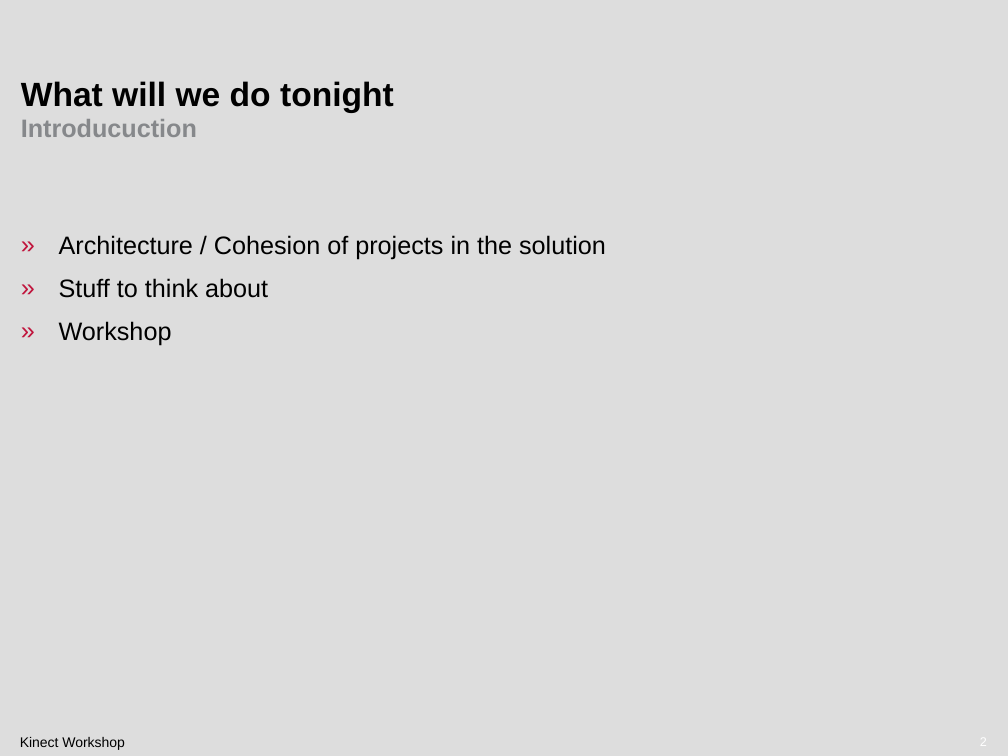
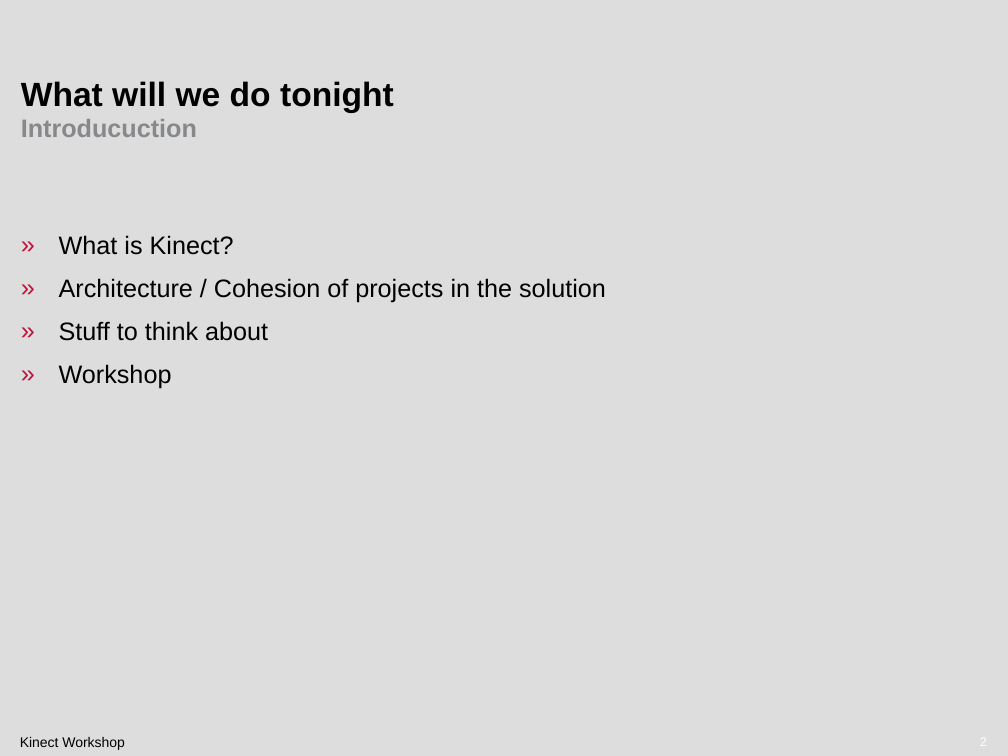
Before and after one commit to atosorigin/Kinect, a slide deck: slide 2 of doc/Demos/Workshop/Workshop presentation.pptx. Drawn at 1008x756 pixels with LibreOffice and Linux fonts; fonts in the diff are those of the drawing; background and template pictures are left out. Boxes give left, top, right and bottom in pixels: in the first picture for what was removed or moved away, otherwise in the second. Text is boxed around its words. In the diff, an @@ line names an element or a change of style, - is before the commit and + after.

```diff
--- a/doc/Demos/Workshop/Workshop presentation.pptx
+++ b/doc/Demos/Workshop/Workshop presentation.pptx
@@ text at (59, 235, 234, 255): paragraph added @@
+» What is Kinect?
```
Also in this commit, not shown: 3 other slides changed, 1 slide added.
